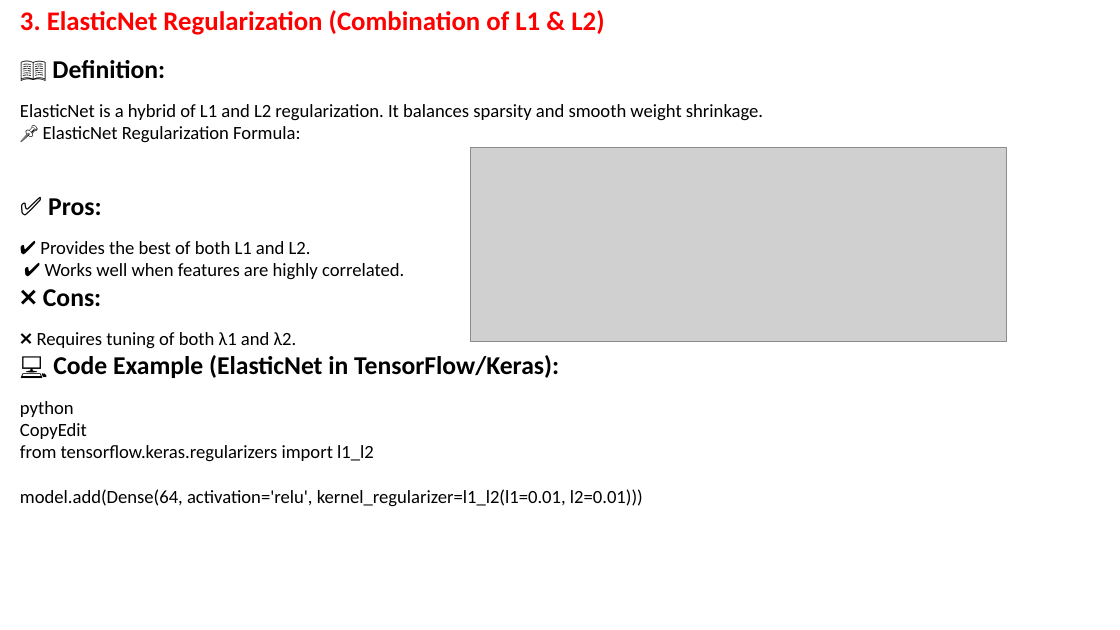
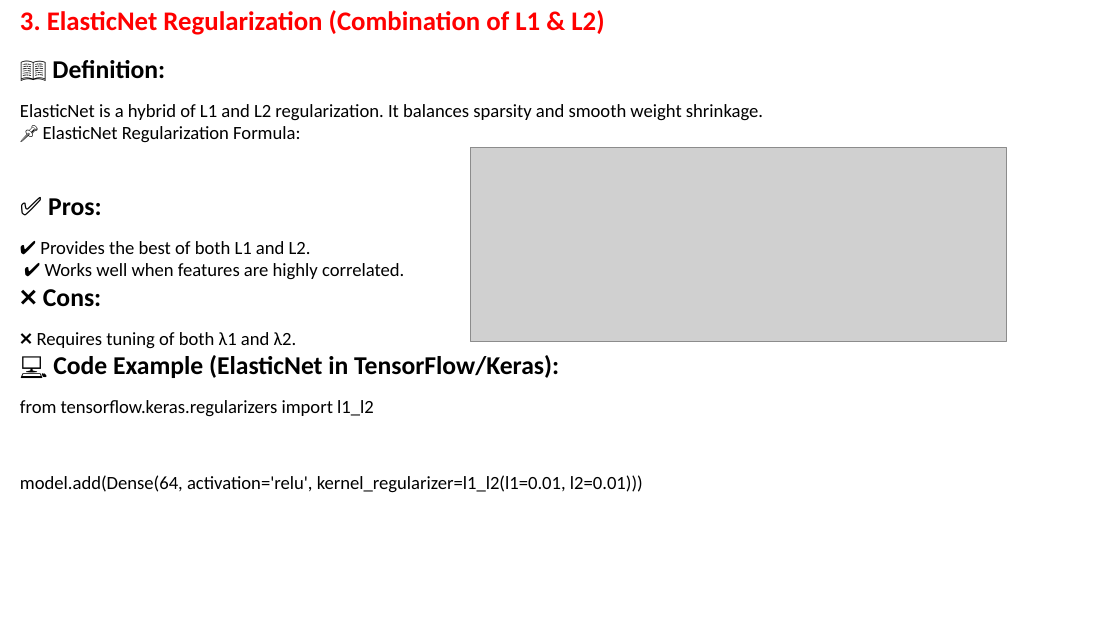
Before and after one commit to shahil04/ds_materials, a slide deck: slide 10 of 9.Deep_learning/class_4_module_9_deep learning_Regularization,CallBacks_drouput_batchNormalization_Weight_hyper_parameter.pptx (slide 7 before the commit). Drawn at 1120x630 pixels with LibreOffice and Linux fonts; fonts in the diff are those of the drawing; grey boxes stand for pictures. Boxes give left, top, right and bottom in pixels: in the first picture for what was removed or moved away, otherwise in the second. Text is boxed around its words. In the diff, an @@ line names an element or a change of style, - is before the commit and + after.

```diff
--- a/9.Deep_learning/class_4_module_9_deep learning_Regularization,CallBacks_drouput_batchNormalization_Weight_hyper_parameter.pptx
+++ b/9.Deep_learning/class_4_module_9_deep learning_Regularization,CallBacks_drouput_batchNormalization_Weight_hyper_parameter.pptx
@@ text at box(20, 401, 87, 439): paragraphs removed @@
-python
-CopyEdit
```
Also in this commit, not shown: 5 other slides changed, 9 slides added, 2 slides removed, 9 other files.
